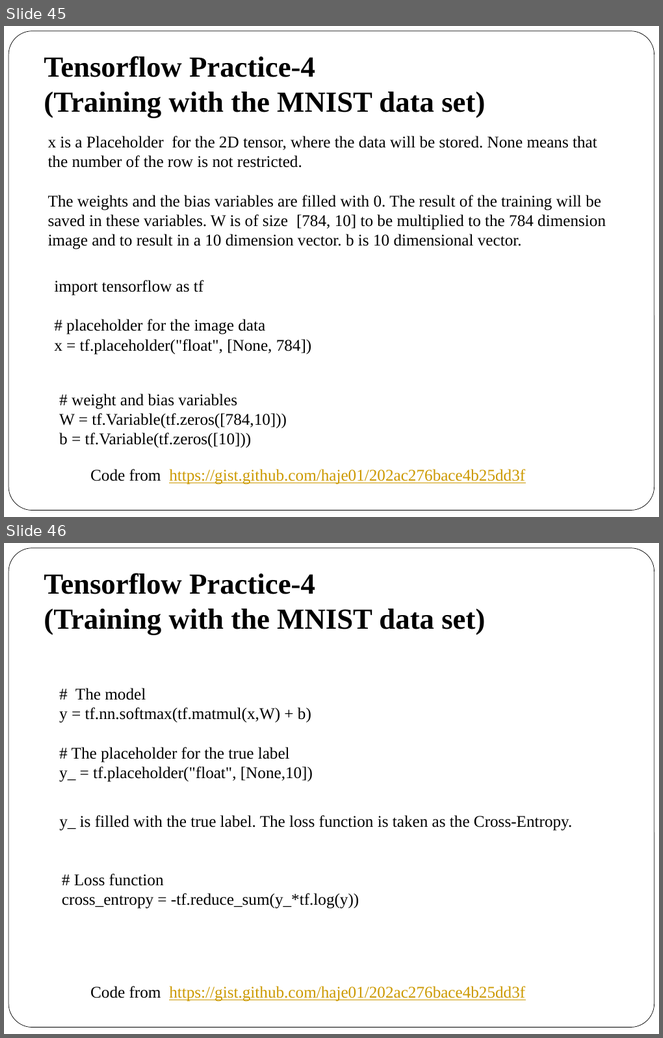
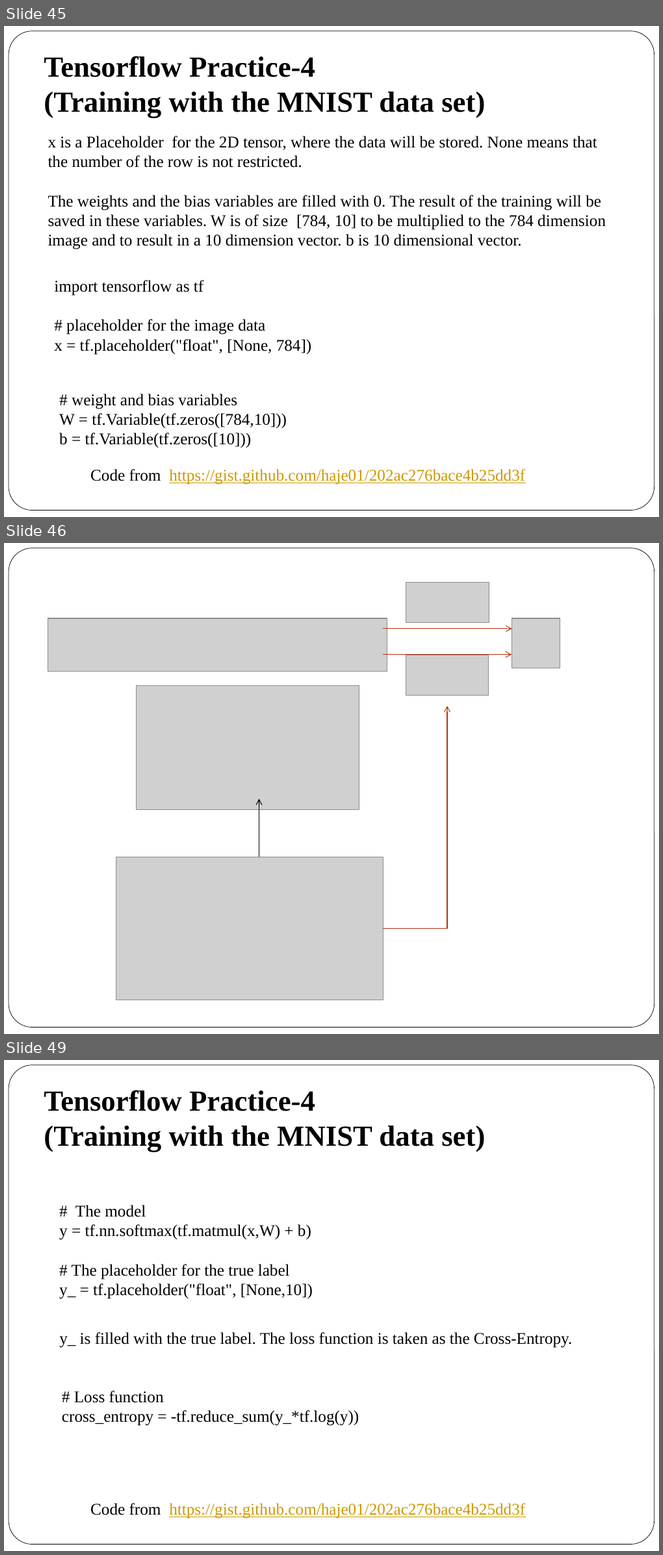
Before and after one commit to petrasuk/GSI, a slide deck: DeepLearning1(Basics).pptx. Shown one above the other, each under a label of ours: slides 45 and 46 before the commit, slides 45, 46 and 49 after it; the slides between them are not shown. The pictures are 663x1038 and 663x1555 pixels, drawn with LibreOffice and Linux fonts; fonts in the diff are those of the drawing; grey boxes stand for pictures. Boxes give left, top, right and bottom in pixels: in the first picture for what was removed or moved away, otherwise in the second. Text is boxed around its words. In the diff, an @@ line names an element or a change of style, - is before the commit and + after.

```diff
--- a/DeepLearning1(Basics).pptx
+++ b/DeepLearning1(Basics).pptx
@@ slide 46 added at (4,543,659,1034), background #FFFFFF; not listed: 1 template element that a slide beside it also shows @@
@@ picture added at (406,582,490,622) @@
@@ picture added at (48,618,388,672) @@
@@ picture added at (512,618,560,668) @@
@@ arrow added from (384, 629) to (512, 629), #B1360B 0.75 pt @@
@@ arrow added from (383, 654) to (512, 654), #B1360B 0.75 pt @@
@@ picture added at (406,655,489,695) @@
@@ picture added at (137,685,359,809) @@
@@ elbow arrow added from (384, 929) to (447, 706), #B1360B 0.75 pt @@
@@ arrow added from (259, 871) to (259, 799), #000000 0.75 pt @@
@@ picture added at (116,858,384,1001) @@
@@ what was slide 46 is now slide 49 @@
```
Also in this commit, not shown: 1 slide changed, 2 other slides added, 4 other files.
